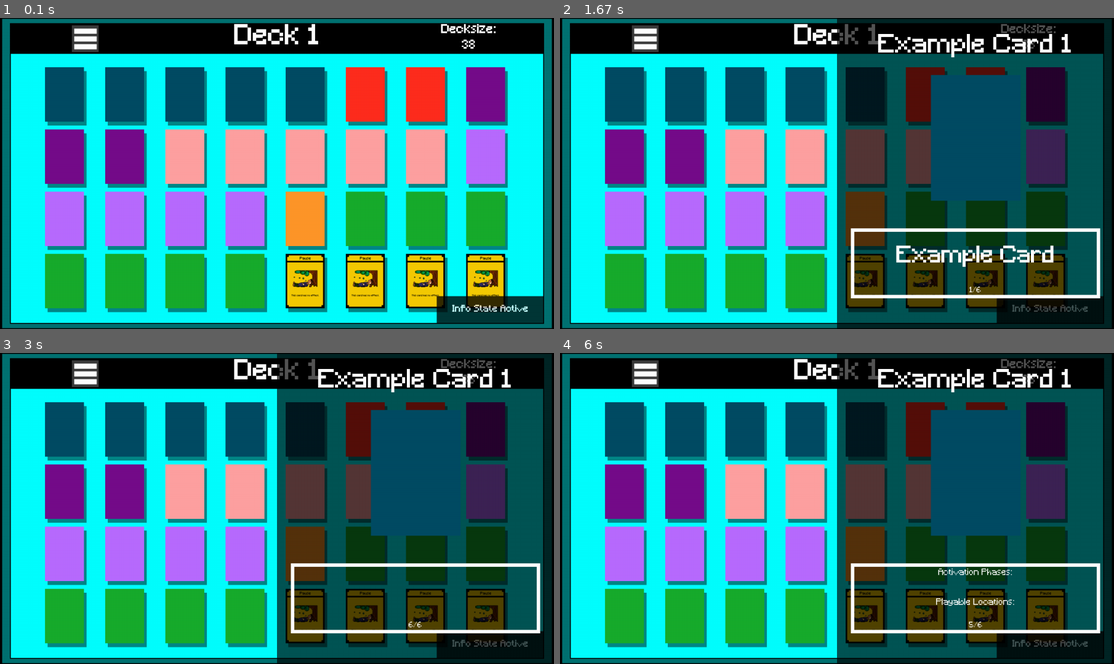
Above: before the commit, frames 1-4 (two rows, left to right).
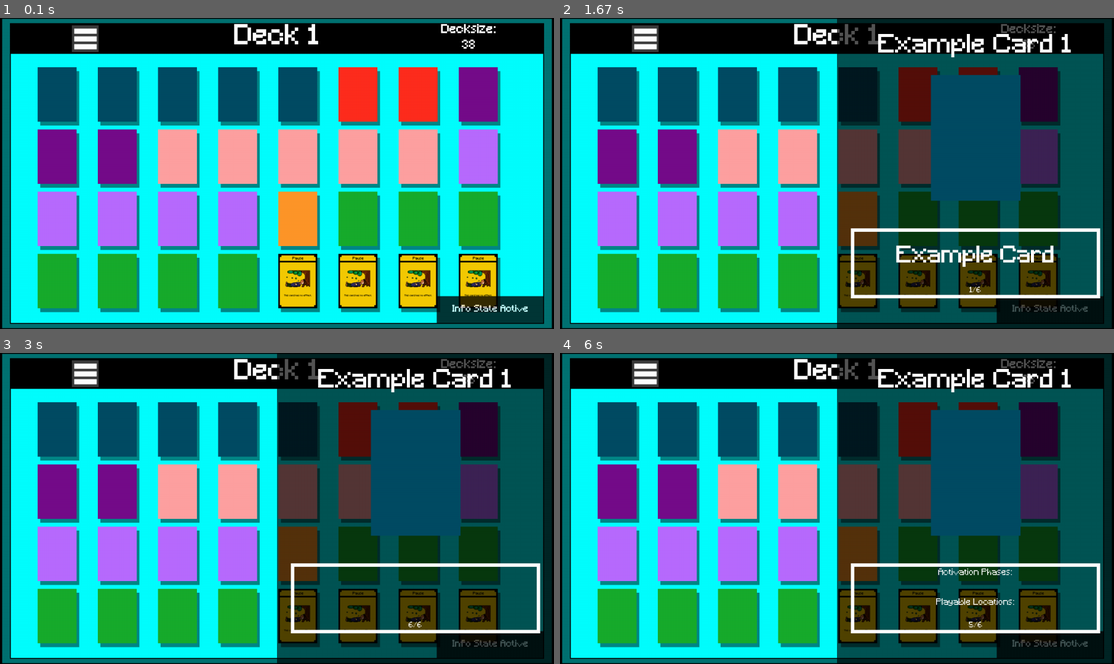
Above: after the commit, the same moments.

Repository: Paul-Walcher/Village_Brawl_Pygame
Game: pygame game, started from src/tests/renderable_cardlistviewer_test.py
Two runs of this game, one before a commit and one after it. Both use one fixed random seed, a clock stepped at 60 frames per second and the inputs below.
Inputs:
- Up to frame 1 (0.1 s): no input
- Up to frame 2 (1.67 s): type "ann" at 0.33 s; tap Enter at 0.67 s; hold Right from 1.43 s (still down)
- Up to frame 3 (3 s): release Right at 1.9 s; hold Left 1.93-2.47 s; hold Left 2.5-2.9 s; hold Right from 2.93 s (still down)
- Up to frame 4 (6 s): release Right at 3.57 s; hold Left 3.6-4.07 s; hold Right 4.1-4.57 s; hold Right 4.6-5.07 s; hold Left 5.1-5.63 s; hold Left from 5.67 s (still down)

The runs differ from the first frame. In frame 1, 21% of the frame differs, in the area x 6-92%, y 15-95%; in frame 2, 17%; in frame 3, 17%; in frame 4, 17%.

Commit message:
Made card selection possible

Diff:
--- a/src/Frames/widgets/renderable_card_listviewer.py
+++ b/src/Frames/widgets/renderable_card_listviewer.py
@@ -98,6 +98,8 @@
     #full cardlist name key
     FULL_CARDLIST_NAME: str = "Full Cardlist"
 
+    #for selected cards amount
+    SELECTED_CARDS_AMOUNT_KEY: str = "Selected Cards Amount"
     # Limits keep browsing through a large collection from retaining every
     # scaled surface indefinitely.
     CARD_IMAGE_CACHE_LIMIT: int = 256
@@ -142,6 +144,14 @@
                                                                                 [
                                                                                     [(f"{" "*15}Row {current_row}/{max_row}{" "*15}", Colors.YELLOW)]
                                                                                 ]
+
+    MAX_SELECTED_CARDS_REACHED_FADING_DURATION: float = 5000#ms
+    GET_MAX_SELECTED_CARDS_REACHED_INFO_PAGE: Callable[[int, int], colored_page_t] = lambda currently_selected, max_selected: \
+                                                                                        [
+                                                                                            [("Selecting this card would overstep", INFO_TEXT_ERROR_COLOR)],
+                                                                                            [("the maximum amount of cards selectable.", INFO_TEXT_ERROR_COLOR)],
+                                                                                            [(f"{currently_selected}/{max_selected} currently selected.")]
+                                                                                        ]
 
     #==================================
     # STATES
@@ -629,6 +639,8 @@
                     select_main_list_state_color: color_t = Colors.ORANGE,
                     moving_main_list_state_color: color_t = Colors.GREEN,
 
+                    card_selected_in_selection_state_color: color_t = Colors.YELLOW,
+
                     #group features
                     group_feature_state: RenderableCardListviewer.FeatureState = None,
 
@@ -1112,6 +1124,10 @@
         """
         Color of the text inside the info panel for the moving main list state.
         """
+        self.card_selected_in_selection_state_color: color_t = card_selected_in_selection_state_color
+        """
+        Color of the cards selected in the selection state.
+        """
 
         #==================================
         # CARD PREVIEW
@@ -1285,6 +1301,16 @@
         """
         The index of the currently selected card.
         Used to index the card information in self.main_list_cards_dict
+        """
+        self.selection_state_selected_indices: dict[str, dict[int, bool]] = {}
+        """
+        The selected indices during the selection state.
+        If a selected index is selected its value is True, if its not
+        its False or not inside the dict.
+        There is also the number of cards selected key.
+
+        For each group one selection dict might exist,
+        they are created lazily.
         """
         self._state: id_t = RenderableCardListviewer.NOTHING_FOCUSED
         """
@@ -1543,7 +1569,7 @@
         """
 
         if self._main_list_state != new_state:
-            self._main_list_state = new_state
+            self._change_main_list_state(new_state)
 
             if self.main_list_state_info_panel_frame is not None:
                 if self.group_feature_state.main_list_state_info_panel_shown:
@@ -1633,6 +1659,8 @@
         self._check_validity()
 
         self.main_list_state = RenderableCardListviewer.MainListState.INFO_STATE
+        #resetting selection indices
+        self.selection_state_selected_indices = {}
 
         """
         INFO TEXT
@@ -1822,8 +1850,6 @@
 
         self.create_main_list_state_info_panel()
 
-
-
         self.create_dropdown_menu()
         #now getting the card positions
         self.recalculate_main_list_positions()
@@ -2209,6 +2235,9 @@
         base_image_width = self.cardimage_width
         base_image_height = self.cardimage_height
 
+        selected_image_width: int = int(0.7 * base_image_width)
+        selected_image_height: int = int(0.7 * base_image_height)
+
         for cy in row_positions[first_row:after_last_row]:
             for id_index, main_list_cards_idx, img_rect, text_rect in self.main_list_cards_rects[cy]:
                 self.rendered_rows.append((cy, id_index, main_list_cards_idx, img_rect, text_rect))
@@ -2217,17 +2246,48 @@
                 # Cache the image at its normal layout size. Card-press
                 # animation changes the rectangle every tick, so cache the
                 # stable base surface and scale that surface for the animation.
+
+
+                img_render_width: int = base_image_width
+                img_render_height: int = base_image_height
+
+                base_full_rect: pygame.Rect = pygame.Rect(0, 0,
+                                                            img_rect.width+text_rect.width,
+                                                            img_rect.height+text_rect.height
+                                                            )
+
+                positioned_base_full_rect: pygame.Rect = base_full_rect.copy()
+
+                positioned_base_full_rect.x = img_rect.x
+                positioned_base_full_rect.y = img_rect.y + self.main_list_yscroll
+
+                #changing appearance for selected cards
+                if self.main_list_state == RenderableCardListviewer.MainListState.SELECTION_STATE:
+                    if self.shown_group in self.selection_state_selected_indices:
+
+                        gsdict = self.selection_state_selected_indices[self.shown_group]
+
+                        if id_index in gsdict and gsdict[id_index]:
+
+                            img_render_width = selected_image_width
+                            img_render_height = selected_image_height
+
                 image_key = (
                     cinfo.card_image_path,
-                    base_image_width,
-                    base_image_height
+                    img_render_width,
+                    img_render_height
                 )
                 cached_image = self.card_render_cache.get(image_key)
                 if cached_image is None:
-                    cached_image = graphics.img_load_and_position_smoothscale(
+
+                    img_size_rect: pygame.Rect = pygame.Rect(0, 0, image_key[1], image_key[2])
+                    img_surf, pos = graphics.img_load_and_position_smoothscale(
                         cinfo.card_image_path,
-                        pygame.Rect(0, 0, base_image_width, base_image_height)
+                        img_size_rect
                     )
+                    pos = graphics.get_center_with_rect(outer_rect=base_full_rect, inner_rect=img_size_rect)
+                    #correcting the position
+                    cached_image = (img_surf, pos)
                     self.card_render_cache[image_key] = cached_image
                     if len(self.card_render_cache) > self.CARD_IMAGE_CACHE_LIMIT:
                         self.card_render_cache.popitem(last=False)
@@ -2275,12 +2335,13 @@
                         img_render_pos[1] - img_y_inc // 2
                     )
 
-                shadow_rect = pygame.Rect(
-                    img_render_pos[0],
-                    img_render_pos[1],
-                    img.get_width(),
-                    img.get_height()
-                )
+                rendered_img_rect: pygame.Rect = pygame.Rect(
+                                                                img_render_pos[0],
+                                                                img_render_pos[1],
+                                                                img.get_width(),
+                                                                img.get_height()
+                                                            )
+                shadow_rect = rendered_img_rect.copy()
                 shadow_rect.x += int(self.cardshadow_hoffset_p * shadow_rect.width)
                 shadow_rect.y += int(self.cardshadow_voffset_p * shadow_rect.height)
 
@@ -2292,6 +2353,7 @@
                     )
                     else (*RenderableCardListviewer.main_list_state_to_background_color_mapping[self.main_list_state], self.selected_cardshadow_alpha)
                 )
+
 
                 # Shadow surfaces are identical for cards with equal size and
                 # color; reuse them instead of allocating one every frame.
@@ -2306,7 +2368,41 @@
                 else:
                     self.shadow_render_cache.move_to_end(shadow_key)
 
-                self.surface.blit(shadow_surf, (shadow_rect.x, shadow_rect.y))
+                #the selection color if this card is currently selected during selection state
+                if  self.main_list_state == RenderableCardListviewer.MainListState.SELECTION_STATE\
+                    and self.shown_group in self.selection_state_selected_indices:
+                    #checking if this card is selected
+                    gsdict = self.selection_state_selected_indices[self.shown_group]
+
+                    if  id_index in gsdict and\
+                        gsdict[id_index]:
+
+                        select_color: color_t = None
+
+                        if id_index != self.selected_card_index:
+                            select_color = (*self.card_selected_in_selection_state_color, self.cardshadow_alpha)
+                        else:
+
+                            r1, g1, b1 = self.card_selected_in_selection_state_color
+                            r2, g2, b2 = RenderableCardListviewer.main_list_state_to_background_color_mapping[self.main_list_state]
+
+                            select_color = (
+                                                (r1 + r2) // 2,
+                                                (g1 + g2) // 2,
+                                                (b1 + b2) // 2,
+                                                self.cardshadow_alpha
+                                            )
+
+
+                        selection_rect = graphics.apply_margins(rendered_img_rect, -0.25, -0.25)
+                        self.surface.fill(select_color, rect=selection_rect)
+
+                    else:
+                        self.surface.blit(shadow_surf, (shadow_rect.x, shadow_rect.y))
+
+                else:
+                    self.surface.blit(shadow_surf, (shadow_rect.x, shadow_rect.y))
+
                 self.surface.blit(img, img_render_pos)
 
                 card_subtext: str = self.get_card_subtext(
@@ -2673,6 +2769,7 @@
                 elif full_trace[0] == RenderableCardListviewer.MENU_OPTIONS.SELECT_GROUP_OPTION_KEY:
 
                     self.shown_group = selection[0]
+
                     self.reload_current_group()
 
                 elif full_trace[0] == RenderableCardListviewer.MENU_OPTIONS.DELETE_GROUP_OPTION_KEY:
@@ -2715,7 +2812,7 @@
                     elif selection == RenderableCardListviewer.MENU_OPTIONS.CHANGE_EDITING_TO_MOVING_STATE_KEY:
                         new_state = RenderableCardListviewer.MainListState.MOVING_STATE
 
-                    self._change_main_list_state(new_state=new_state)
+                    self.main_list_state = new_state
 
 
                 elif selection == RenderableCardListviewer.MENU_OPTIONS.CREATE_GROUP_OPTION_KEY:
@@ -3249,6 +3346,54 @@
                 #show the cardinfo
                 self.initialize_cardinfo_frame()
 
+            elif self.main_list_state == RenderableCardListviewer.MainListState.SELECTION_STATE:
+
+                self.card_selection_triggered()
+
+    def card_selection_triggered(self) -> None:
+        """
+        When a card is supposed to be selected during
+        cardselection state.
+        """
+        cgroup: group_t = self.groups[self.shown_group]
+        #getting max selection amount
+        max_selected: int = Cardgroup.max_cards_selected(cgroup)
+
+        #getting the main list index
+        mlist_idx = self.main_list_cards_dict[self.selected_card_index][0]
+
+        amount: int = self.main_list_cards[mlist_idx][1]
+
+        if self.shown_group not in self.selection_state_selected_indices:
+            self.selection_state_selected_indices[self.shown_group] = {}
+            self.selection_state_selected_indices[self.shown_group][RenderableCardListviewer.SELECTED_CARDS_AMOUNT_KEY] = 0
+
+        gsdict = self.selection_state_selected_indices[self.shown_group]
+        current_amount = gsdict[RenderableCardListviewer.SELECTED_CARDS_AMOUNT_KEY]
+
+        if  self.selected_card_index not in gsdict\
+            or not gsdict[self.selected_card_index]:
+
+            if (current_amount + amount) > max_selected:
+
+                self.print_info_text(
+                                        text_page=RenderableCardListviewer.GET_MAX_SELECTED_CARDS_REACHED_INFO_PAGE(current_amount, max_selected),
+                                        text_color=RenderableCardListviewer.INFO_TEXT_ERROR_COLOR,
+                                        fade_duration=RenderableCardListviewer.MAX_SELECTED_CARDS_REACHED_FADING_DURATION
+                                        )
+            else:
+
+                gsdict[self.selected_card_index] = True
+                gsdict[RenderableCardListviewer.SELECTED_CARDS_AMOUNT_KEY] += amount
+                self.raise_prerender_flag()
+
+        else:
+            #card is already selected
+            gsdict[self.selected_card_index] = False
+            gsdict[RenderableCardListviewer.SELECTED_CARDS_AMOUNT_KEY] -= amount
+            self.raise_prerender_flag()
+
+
     def long_enter_pressed(self):
         pass
 
@@ -3703,6 +3848,9 @@
         Deletes the current group.
         """
 
+        if group_to_delete in self.selection_state_selected_indices:
+            del self.selection_state_selected_indices[group_to_delete]
+
         del self.groups[group_to_delete]
 
         if self.shown_group == group_to_delete:
@@ -3734,7 +3882,7 @@
             pass
 
         #setting the new state
-        self.main_list_state = new_state
+        self._main_list_state = new_state
 
         self.state = RenderableCardListviewer.MAIN_LIST_FOCUSED
         self.create_dropdown_menu()
